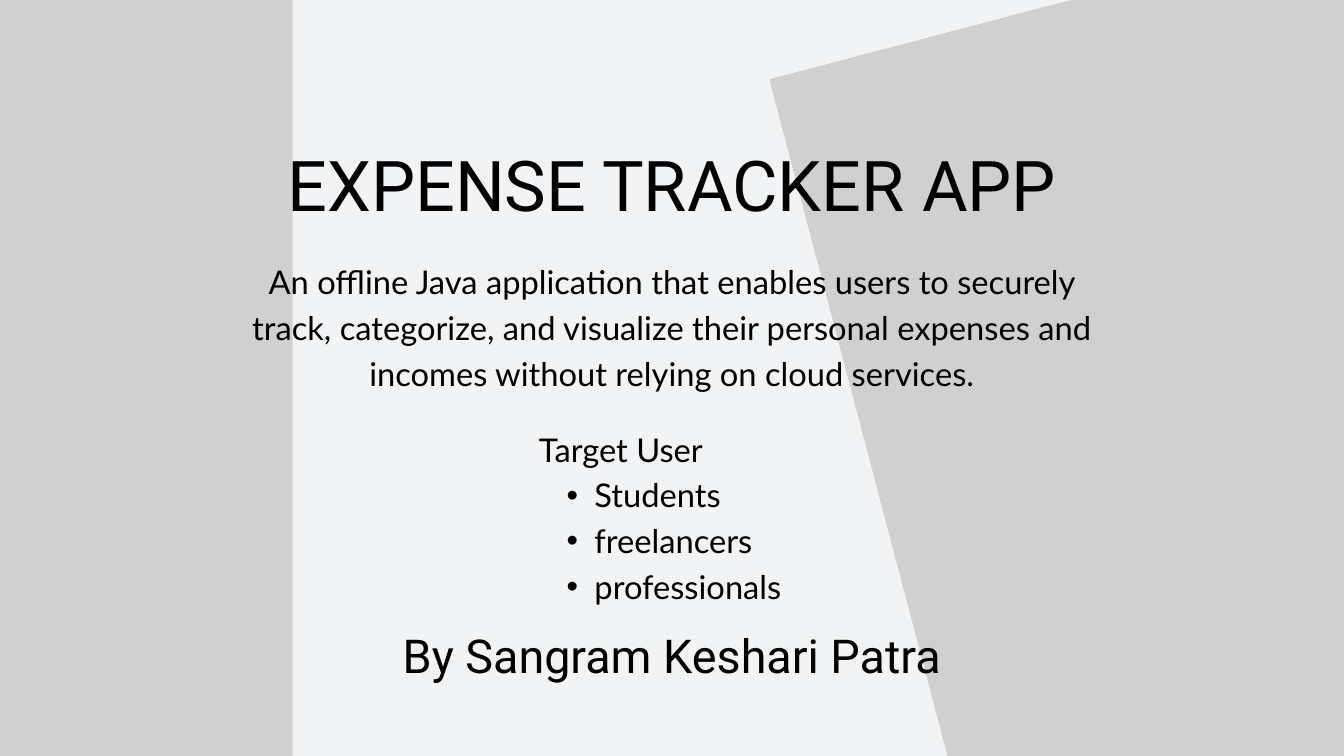
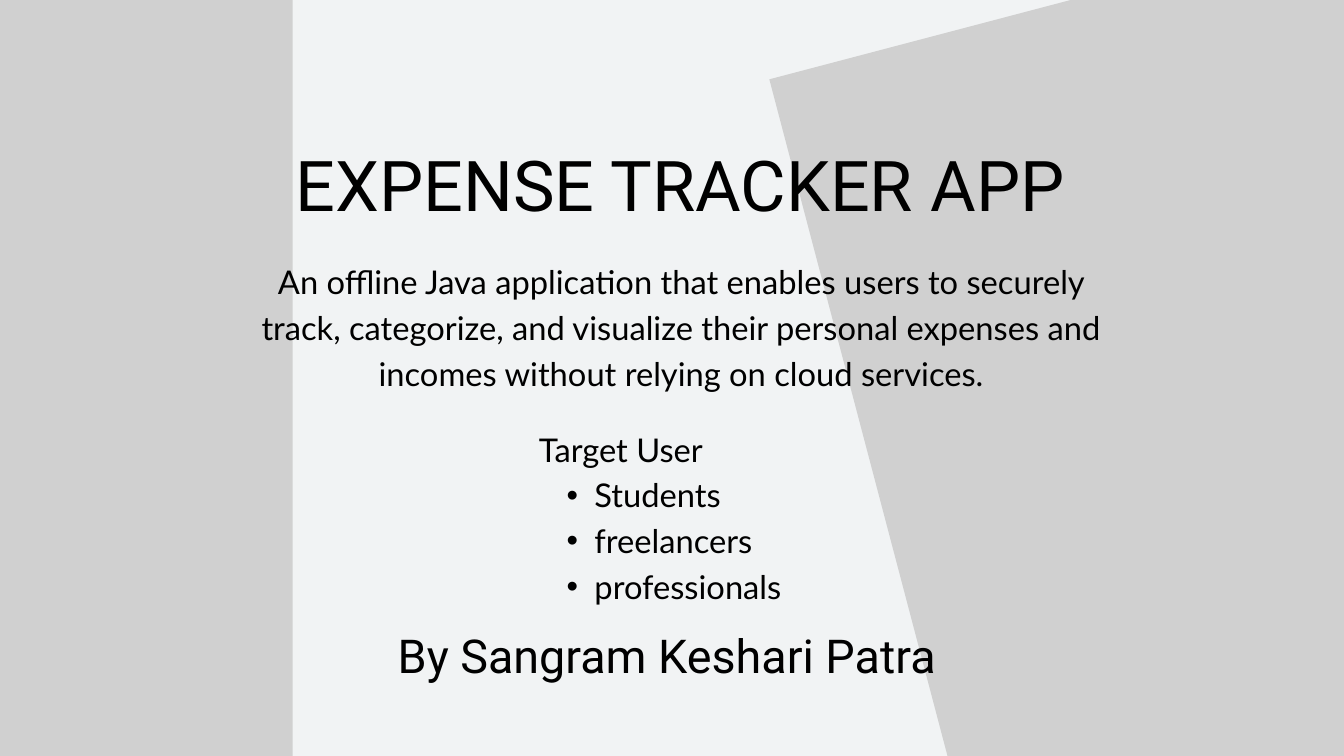
Before and after one commit to IEM-Gurukul/term-ii-project-submission-Sangram-Keshari-Patra06, a slide deck: slide 1 of slides/White Blue Modern Minimalist Project Presentation.pptx. Drawn at 1344x756 pixels with LibreOffice and Linux fonts; fonts in the diff are those of the drawing; grey boxes stand for pictures. Boxes give left, top, right and bottom in pixels: in the first picture for what was removed or moved away, otherwise in the second. Text is boxed around its words. In the diff, an @@ line names an element or a change of style, - is before the commit and + after.

```diff
--- a/slides/White Blue Modern Minimalist Project Presentation.pptx
+++ b/slides/White Blue Modern Minimalist Project Presentation.pptx
@@ text "EXPENSE TRACKER APP": place and size @@
-text "EXPENSE TRACKER APP" at box(288, 160, 1056, 212)
+text "EXPENSE TRACKER APP" at box(296, 160, 1064, 212)
@@ text "An offline Java application that ...": place and size @@
-text "An offline Java application that ..." at box(252, 270, 1091, 392)
+text "An offline Java application that ..." at box(262, 270, 1101, 392)
@@ text "By Sangram Keshari Patra": place and size @@
-text "By Sangram Keshari Patra" at box(403, 638, 940, 683)
+text "By Sangram Keshari Patra" at box(398, 638, 935, 683)
```
Also in this commit, not shown: 3 other files.
